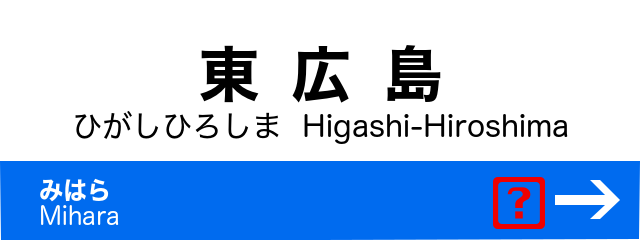
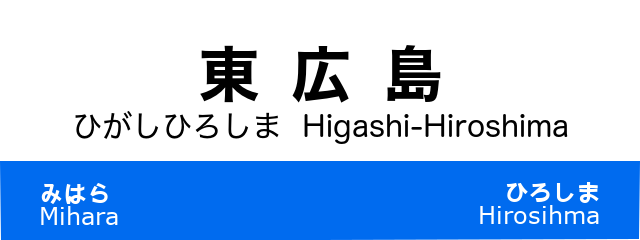
Comparing the layer stacks of the two 640×240 images. Changes:
added layer "前駅 #1" above "前駅" over (480, 182, 599, 224)
painted on "前駅" over (40, 178, 119, 225)
hid "❓" over (493, 177, 583, 229)
painted on "レイヤー" over (555, 180, 620, 219)
